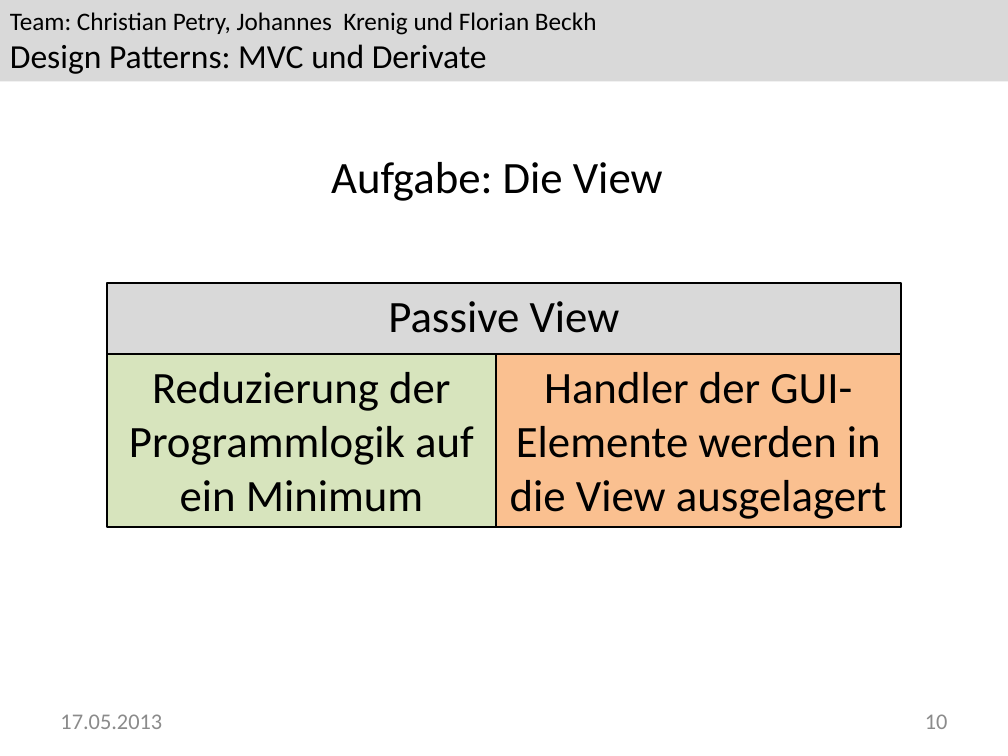
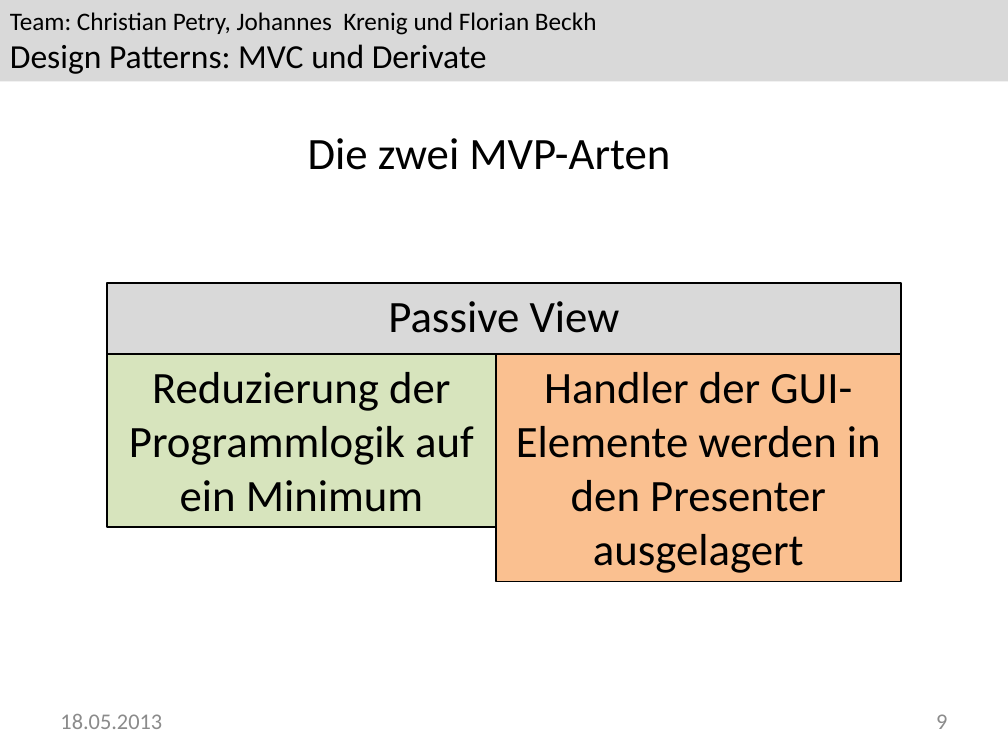
Before and after one commit to Greever/Design-Pattern-MVC, a slide deck: slide 9 of Dokumentation/Praesentation/Praesentation.pptx (slide 10 before the commit). Drawn at 1008x756 pixels with LibreOffice and Linux fonts; fonts in the diff are those of the drawing; background and template pictures are left out. Boxes give left, top, right and bottom in pixels: in the first picture for what was removed or moved away, otherwise in the second. Text is boxed around its words. In the diff, an @@ line names an element or a change of style, - is before the commit and + after.

```diff
--- a/Dokumentation/Praesentation/Praesentation.pptx
+++ b/Dokumentation/Praesentation/Praesentation.pptx
@@ title at (x1=308, y1=138, x2=670, y2=170): text changed @@
-Aufgabe: Die View
+Die zwei MVP-Arten
@@ rectangle "Handler der GUI-Elemente werden in ..." resized from (x1=496, y1=354, x2=901, y2=527) to (x1=496, y1=354, x2=901, y2=582) @@
@@ text in rectangle at (x1=516, y1=372, x2=881, y2=573): text changed @@
-Handler der GUI-Elemente werden in die View ausgelagert
+Handler der GUI-Elemente werden in den Presenter ausgelagert
@@ text at (x1=60, y1=714, x2=162, y2=729): text changed @@
-17.05.2013
+18.05.2013
@@ page number at (x1=936, y1=714, x2=947, y2=729): text changed @@
-10
+9
```
Also in this commit, not shown: 13 other slides changed, 9 slides added, 2 other files.
